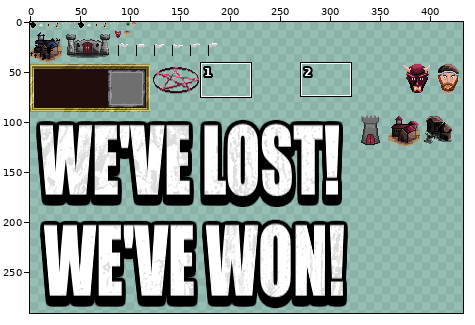
Sprite sheet -- res/textures/textureGame.png. Above, an overview of the earlier version with the close-up marked.
Close-up. Before the edit:
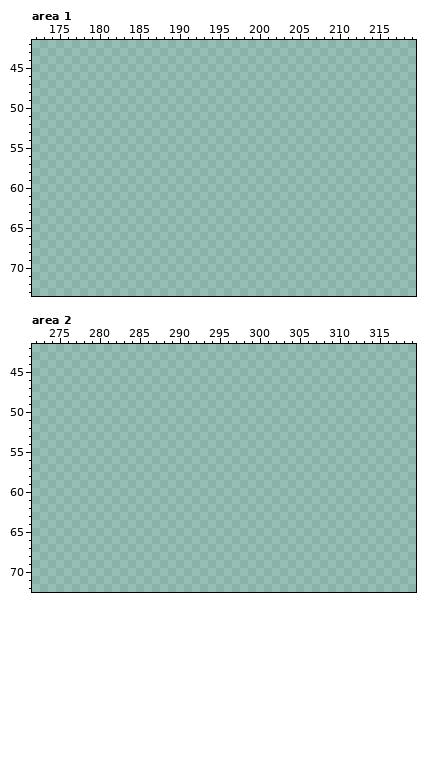
The file is 512x511 pixels. Colours within 5 levels of each other are drawn and written as one. Shown: area 1: x 172..219, y 42..73; area 2: x 272..319, y 42..72. The old version is drawn lined up with the new one. The wide view leaves out empty margins. The commit also changed other parts of the picture, which this record leaves out.
The same view after the edit:
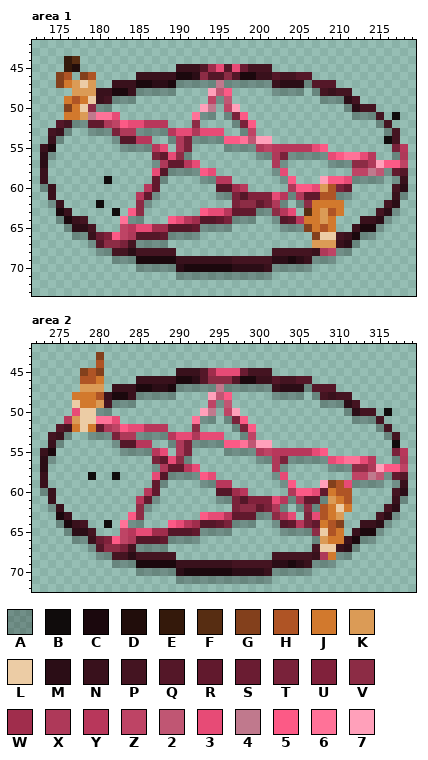
Palette (. is transparent): A #0000003f  B #100c0c  C #1b080d  D #210d0b  E #34190b  F #572d12  G #83401c  H #af5425  J #d2792d  K #db9b56  L #eccca5  M #2b0d16  N #39111c  P #441421  Q #541728  R #61192d  S #6a1c32  T #79223a  U #80213b  V #8c2c45  W #a02d4c  X #ae3959  Y #b8375b  Z #be4465  2 #c05673  3 #e74b76  4 #c0798d  5 #fc5a86  6 #ff7298  7 #ffa0ba
Change:
canvas 512x511 -> 512x512; drawings rearranged on the sheet (the old picture shows each at its new place)
Changed rows in their new state; - is an unchanged pixel.
Area 1:
first column x 173:
44 ---EF-----------------------------------------
45 ---ED------------NNNQW3Q3SPPP-----------------
46 --GH-GH-----NNNNNCCMVQQVQCCNNQPPQQ------------
47 --GJKLK--NNNCCMMCAAAAA4AAAAAANMMMAQQQ---------
48 ----KKKNNCCNAAAAA----725-----AAAA-APNPP-------
49 ---JHJLNPAAA---------ZA2-----------AAAMP------
50 ---GJLVAA-----------74-Z7-------------AMPP----
51 ---JJK4663---------6AA-AT5-------------AAAP-B-
52 --QPAARRXZ533YYY---V----AT5---------------AP--
53 -PNA--AAATXXAAAAY33X333--AZ----------------AP-
54 -NA------AQQYY--AXTAAAA556277--------------BP-
55 NC--------AAAAY3-XT----AAAAXZYYYYY35--------TY
56 MA------------TR3VA--------AAXTAAAAA35663Y--AX
57 M-------------AXRRY3---------XA-----AAAVVX755Z
58 N-------------3QAAAA53-------A3--------ZZ42ARQ
59 N-------B-----RA----AAYY------A5---7553AAAA-AN
60 AN-----------YR-------QQWY-----X553KHTR-----PM
61 -N----------YRA-------AATQUUU3YAXRRHHAA-----NA
62 -AN----B----VA----------TVVRTXA-AVJJJJ-----PM-
63 --CN-----B-5V-------533YRRRAAVY3-FJKHJ----PMA-
64 --ACNP----6AA---53YWQQRTAAA--AQRYJJKJ---NNMA--
65 ---AMMP---ZY33WWQQQRAAAA------AAAGJHJ--NCCA---
66 ----AANSU5ZXQQQRAAAA--------------GLLPNCAA----
67 ------AQVVTPAAAA------------------KKKNMA------
68 -------AAPPMPPPPP------------PPPPPNXZAA-------
69 ---------AAACCCCCNNNNNNNPPPPPMMCMNAAA---------
70 ------------AAAAAMCCCCCCMMMMNAAAAA------------
71 -----------------AAAAAAAAAAAA-----------------
Area 2:
first column x 273:
43 -------G--------------------------------------
44 -------H--------------------------------------
45 -----GHG---------NNNQW333SPPP-----------------
46 -----HHJ----NNNNNCCMQVVVQCCNNQPPQQ------------
47 -----KKK-NNNCCMMCAAAAA4AAAAAANMMMAQQQ---------
48 ----JJJHNCCNAAAAA----725-----AAAA-APNPP-------
49 ----LJJKPAAA---------ZA2-----------AAAMP------
50 ----3LLAA-----------74-Z7-------------AMPP-B--
51 ---YKLL663---------6AA-AT5-------------AAAP---
52 --QPJLJRXZ533YYY---V----AT5---------------AP--
53 -PNA--AAATXXAAAAY33X333--AZ----------------AP-
54 -NA------AQQYY--AXTAAAA556277---------------B-
55 NC--------AAAAY3-XT----AAAAXZYYYYY35--------TY
56 MA------------TR3VA--------AAXTAAAAA35663Y--AX
57 M-------------AXRRY3---------XA-----AAAVVX755Z
58 N-----B--B----3QAAAA53-------A3--------ZZ42ARQ
59 N-------------RA----AAYY------A5---7GH3AAAA-AN
60 AN-----------YR-------QQWY-----X553RJHH-----PM
61 -N----------YRA-------AATQUUU3YAXRRAKJH-----NA
62 -AN---------VA----------TVVRTXA-AVAHJLJ----PM-
63 --CN-------5V-------533YRRRAAVY3-T3HJK----PMA-
64 --ACNP--B-6AA---53YWQQRTAAA--AQRYTRJHG--NNMA--
65 ---AMMP---ZY33WWQQQRAAAA------AAAAVLHJ-NCCA---
66 ----AANSU5ZXQQQRAAAA--------------AKJJNCAA----
67 ------AQVVTPAAAA------------------PLLNMA------
68 -------AAPPMPPPPP------------PPPPPNXJAA-------
69 ---------AAACCCCCNNNNNNNPPPPPMMCMNAAA---------
70 ------------AAAAAMCCCCCCMMMMNAAAAA------------
71 -----------------AAAAAAAAAAAA-----------------
Boxes around the changes in both close-ups, in picture pixels (x1, y1, x2, y2):
added: (40, 56, 408, 280)
added: (40, 352, 408, 584)
